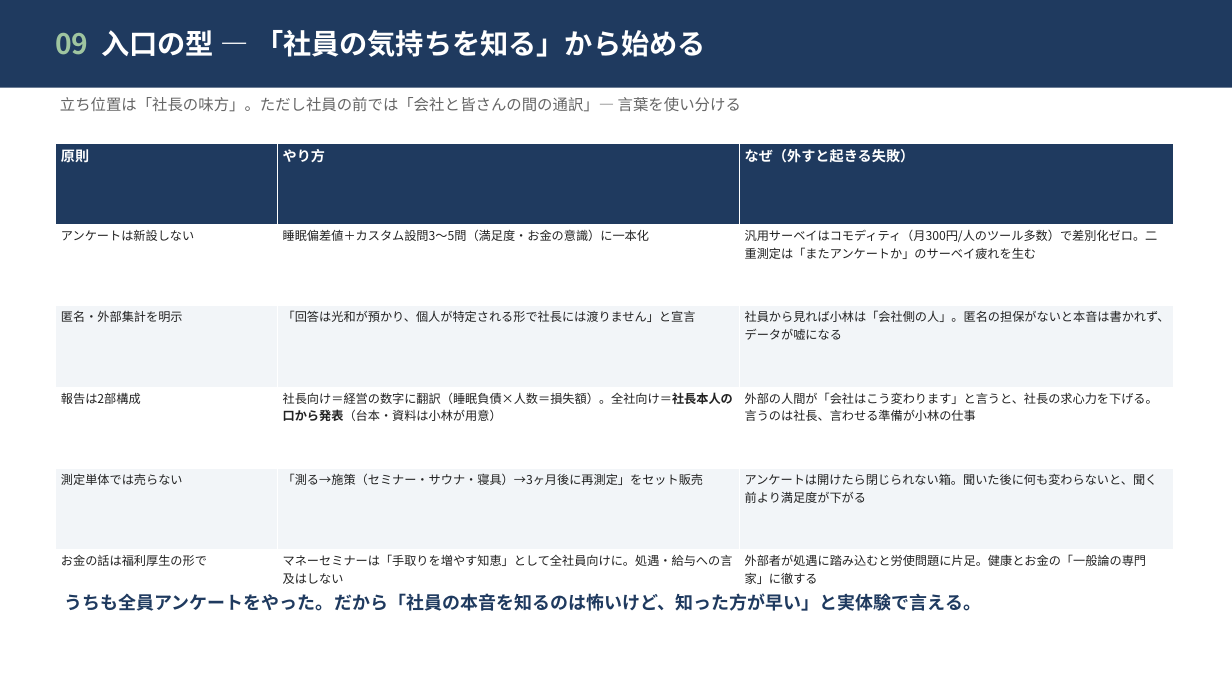
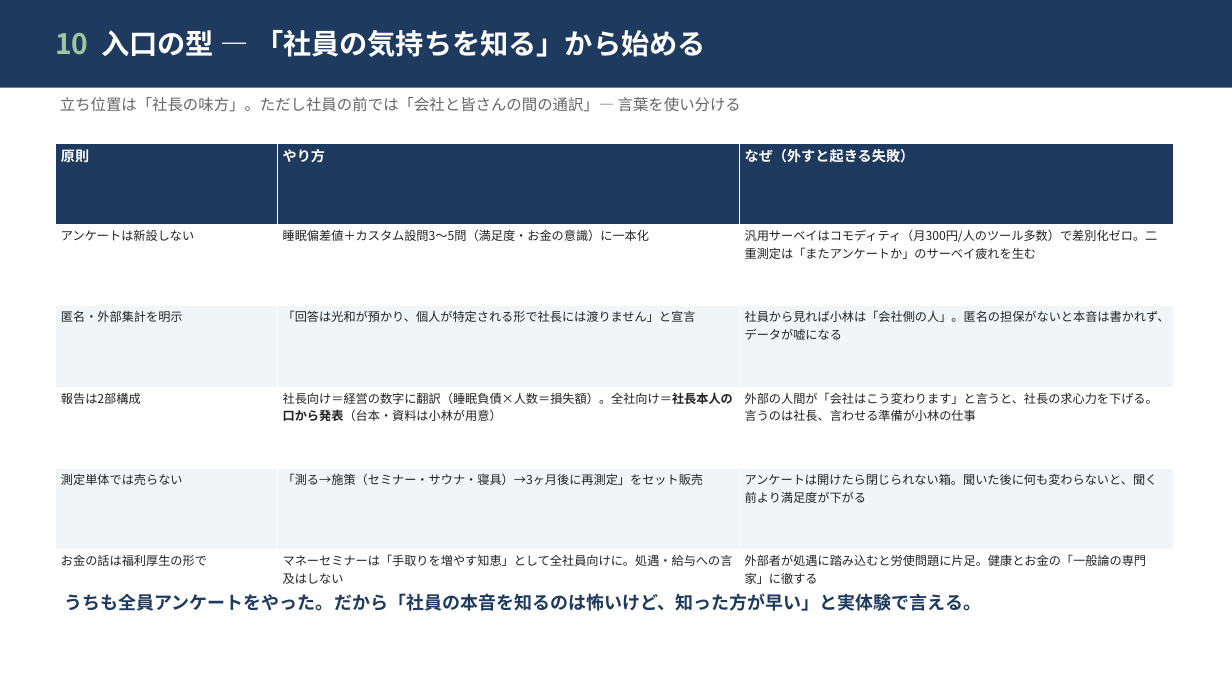
Before and after one commit to hiroaki-hab/test-repo-my-first-codex-smart-support-dev, a slide deck: slide 11 of wellness-business-plan/slides/ウェルネス事業計画_最終版v4_スライド.pptx (slide 10 before the commit). Drawn at 1232x693 pixels with LibreOffice and Linux fonts; fonts in the diff are those of the drawing. Boxes give left, top, right and bottom in pixels: in the first picture for what was removed or moved away, otherwise in the second. Text is boxed around its words. In the diff, an @@ line names an element or a change of style, - is before the commit and + after.

```diff
--- a/wellness-business-plan/slides/ウェルネス事業計画_最終版v4_スライド.pptx
+++ b/wellness-business-plan/slides/ウェルネス事業計画_最終版v4_スライド.pptx
@@ text at (55, 30, 706, 57): text changed @@
-09 入口の型 ― 「社員の気持ちを知る」から始める
+10 入口の型 ― 「社員の気持ちを知る」から始める
```
Also in this commit, not shown: 12 other slides changed, 1 slide added.
